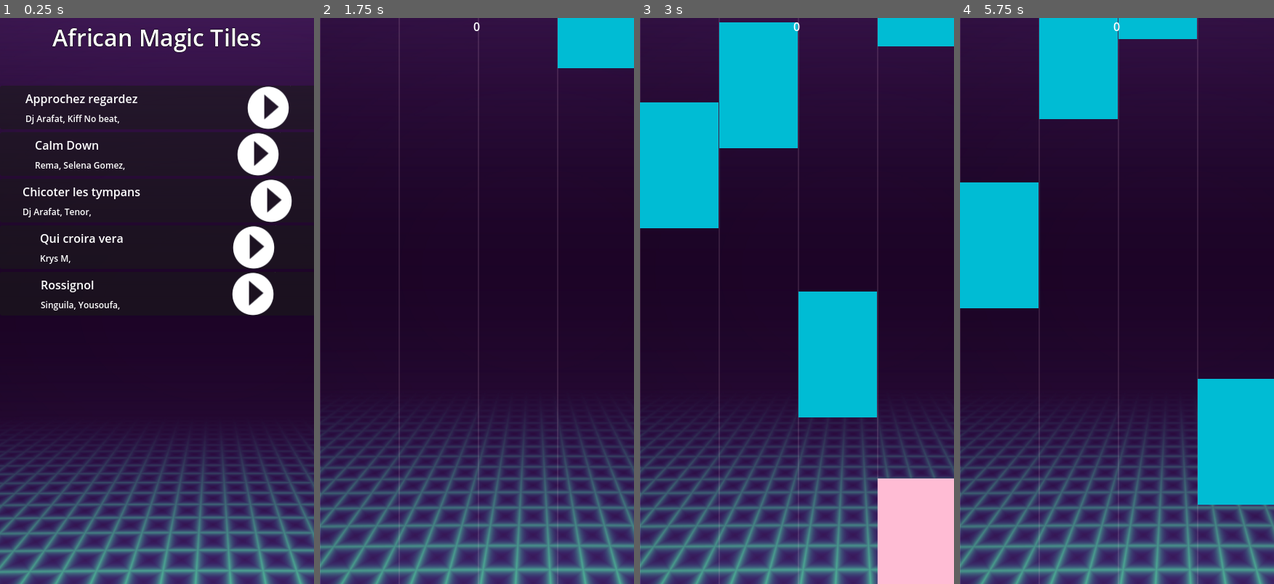
Above: before the commit, frames 1-4 (left to right).
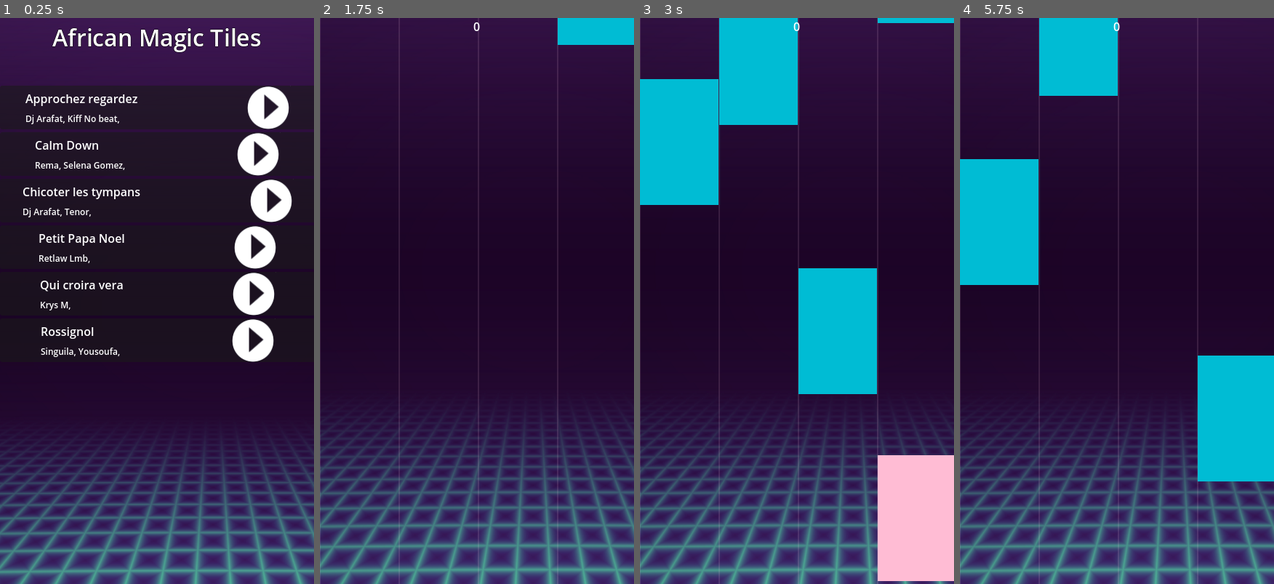
Above: after the commit, the same moments.

Repository: Starland9/African-Magic-Tiles
Game: Godot game, scene res://Scenes/home.tscn
Same seed, same stepped clock (60 frames per second), same inputs: the game is played once before the commit and once after it.
Inputs (mouse positions are in pixels of both pictures, inside the frame that each line leads up to):
- Up to frame 1 (0.25 s): no input
- Up to frame 2 (1.75 s): click (590, 108) at 0.52 s; tap Enter (ui_accept) at 1.25, 1.52 s; tap I (music_tap) at 1.35 s
- Up to frame 3 (3 s): tap I (music_tap) at 2.1, 2.85 s; tap Enter (ui_accept) at 2.27 s
- Up to frame 4 (5.75 s): click (1230, 108) at 3.52 s; tap I (music_tap) at 4.35, 5.1 s; tap Enter (ui_accept) at 4.52, 5.27 s

The runs differ from the first frame. In frame 1, 2.1% of the frame differs, in the area x 12-88%, y 36-61%; in frame 2, 1.0%; in frame 3, 7.5%, in the area x 0-100%, y 0-100%; in frame 4, 6.0%.

Commit message:
🐛 corriger(server.ts) : changer la casse de la variable de port de minuscules à majuscules (PORT) ✨ fonctionnalité(server.ts) : ajouter la prise en charge de la variable d'environnement process.env.PORT

Diff:
--- a/Musics/chicoter_les_tympans_arafat_tenor.json
+++ b/Musics/chicoter_les_tympans_arafat_tenor.json
@@ -2,7 +2,7 @@
   "title": "Chicoter les tympans",
   "artists": ["Dj Arafat", "Tenor"],
   "path": "res://Assets/Songs/chicoter_les_tympans_tenor_arafat.ogg",
-  "difficulty_level": 2,
+  "difficulty_level": 5,
   "genre": "reggaeton",
   "image": null,
   "times": [
--- /dev/null
+++ b/Musics/petit_papa_noel_guiness.json
@@ -0,0 +1,151 @@
+{
+  "title": "Petit Papa Noel",
+  "artists": ["Retlaw Lmb"],
+  "path": "res://Assets/Songs/petit_papa_noel_guiness.ogg",
+  "difficulty_level": 2,
+  "genre": "reggaeton",
+  "image": null,
+  "times": [
+	16.4892100000095, 17.1671700000099, 17.8790280000104, 18.2180080000106,
+	18.5569880000108, 18.845121000011, 19.201050000011, 19.8790100000115,
+	20.2518880000117, 20.624766000012, 20.9248343333454, 21.2857770000122,
+	21.6417060000124, 21.9637370000127, 22.2179720000128, 22.455258000013,
+	22.8111870000132, 23.0145750000133, 23.3874530000136, 23.6416880000137,
+	23.8450760000139, 24.2010050000141, 24.4213420000142, 24.7772710000145,
+	25.0145570000145, 25.2348940000146, 25.5908230000148, 25.794211000015,
+	26.1162420000152, 26.4891200000154, 26.8450490000156, 27.2009780000159,
+	27.5569070000161, 28.5568980000166, 28.8280820000168, 28.9297760000168,
+	29.251807000017, 29.6246850000173, 29.9247533333507, 30.2687470000175,
+	30.7433190000178, 30.946707000018, 31.2348400000182, 31.3534830000182,
+	31.5060240000183, 31.6924630000184, 31.9297490000186, 32.0314430000187,
+	32.1839840000188, 32.3704230000189, 32.590760000019, 32.6924540000191,
+	32.8110970000192, 33.0483830000193, 33.3026180000195, 33.4551590000196,
+	33.5738020000197, 33.7771900000198, 33.9975270000199, 34.08227200002,
+	34.2178640000201, 34.4382010000202, 34.6924360000204, 34.7941300000205,
+	34.9127730000205, 35.1161610000207, 35.3534470000208, 35.4551410000209,
+	35.573784000021, 35.8110700000211, 36.0822540000211, 36.2008970000212,
+	36.3025910000213, 36.5398770000214, 36.6415710000215, 36.8449590000216,
+	36.9636020000217, 37.2008880000218, 37.438174000022, 37.5398680000221,
+	37.6754600000222, 37.8788480000223, 38.0144400000224, 38.2347770000225,
+	38.3364710000226, 38.5907060000227, 39.2347680000232, 39.3873090000233,
+	39.6245950000234, 39.7432380000235, 39.9466260000236, 40.4381470000239,
+	40.6584840000241, 41.1330560000244, 41.3364440000245, 41.9805060000249,
+	42.3533840000252, 42.7262620000254, 42.9746591111366, 43.0888888889144,
+	43.2261163333589, 43.4266810000257, 43.5600143333591, 43.760151000026,
+	44.0821820000262, 44.3194680000263, 44.4381110000264, 44.5906520000265,
+	44.7770910000266, 44.9126830000267, 45.1330200000268, 45.438102000027,
+	45.6923370000272, 45.8109800000273, 45.9465720000274, 46.1499600000275,
+	46.2855520000276, 46.4889400000277, 46.844869000028, 47.217747000028,
+	47.5736760000283, 47.8957070000285, 48.0482480000286, 48.2685850000287,
+	48.4889220000289, 48.5906160000289, 48.726208000029, 48.9295960000291,
+	49.0634940000291, 49.2685760000292, 49.4380660000293, 49.6584030000294,
+	49.8956890000296, 49.9973830000297, 50.1329750000297, 50.3194140000299,
+	50.4380570000299, 50.6583940000301, 50.7770370000302, 50.9804250000303,
+	51.4719460000306, 51.6753340000307, 52.2007530000311, 52.3871920000312,
+	52.8278660000315, 53.0990500000317, 53.7600610000321, 54.1159900000323,
+	54.4549700000325, 54.7939500000328, 54.9295420000329, 55.099032000033,
+	55.4041140000332, 55.5058080000332, 55.6414000000333, 55.8278390000334,
+	56.1498700000336, 56.2685130000337, 56.4888500000339, 56.760034000034,
+	56.9973200000342, 57.1837590000343, 57.4379940000345, 57.5566370000346,
+	57.8617190000348, 58.0651070000349, 58.7091690000353, 58.9464550000355,
+	59.2176390000356, 59.5396700000358, 59.776956000036, 59.9633950000361,
+	60.2006810000363, 60.3193240000363, 60.4379670000364, 60.6752530000366,
+	60.8786410000367, 61.6582950000372, 61.9972750000374, 62.2854080000376,
+	62.4210000000377, 62.5057450000378, 62.7430310000379, 62.9900392222603,
+	63.217603000038, 63.4040420000381, 63.7599710000384, 64.0989510000386,
+	64.4379310000388, 64.8108090000391, 65.1328400000393, 65.5226670000395,
+	65.8108000000397, 65.9294430000398, 66.1497800000399, 66.4379130000401,
+	66.5904540000402, 66.7090970000403, 66.9124850000404, 67.1836690000406,
+	67.2853630000407, 67.4040060000407, 67.5565470000408, 67.793833000041,
+	68.0989150000412, 68.2345070000413, 68.4887420000414, 68.5734870000415,
+	68.8446710000417, 69.1158550000418, 69.6412740000422, 69.9124580000424,
+	69.9802540000424, 70.2005910000426, 70.2853360000426, 70.5395710000428,
+	70.844653000043, 70.9971940000431, 71.2005820000432, 71.3192250000433,
+	71.5226130000434, 71.6582050000435, 71.8615930000436, 72.3531140000439,
+	72.7259920000442, 72.9802270000444, 73.0649720000444, 73.2853090000444,
+	73.5395440000444, 73.7429320000444, 73.9463200000443, 74.2514020000443,
+	74.4378410000442, 74.6412290000442, 75.437832000044, 75.844608000044,
+	76.2005370000439, 76.5564660000438, 76.9123950000438, 77.2513750000437,
+	78.2344170000435, 78.6242440000434, 78.9462750000434, 79.2683060000433,
+	79.6072860000432, 79.9462660000432, 80.4038890000431, 80.6072770000431,
+	80.861512000043, 80.946257000043, 81.098798000043, 81.3021860000429,
+	81.5733700000429, 81.6750640000429, 81.8106560000428, 82.0309930000428,
+	82.2513300000427, 82.3869220000427, 82.5055650000427, 82.7259020000427,
+	82.9462390000426, 83.0479330000426, 83.1835250000426, 83.4038620000425,
+	83.6411480000425, 83.7597910000425, 83.8784340000424, 84.0818220000424,
+	84.3360570000423, 84.4547000000423, 84.5902920000423, 84.7936800000423,
+	85.0309660000422, 85.1496090000422, 85.2682520000422, 85.4716400000421,
+	85.8106200000421, 85.946212000042, 86.166549000042, 86.302141000042,
+	86.5224780000419, 86.6411210000419, 86.8614580000418, 87.6750100000417,
+	87.8953470000417, 88.0309390000416, 88.2682250000416, 88.9122870000415,
+	89.0309300000414, 89.2343180000414, 89.3529610000414, 89.5902470000413,
+	90.0478700000412, 90.2851560000412, 90.7766770000411, 90.9970140000411,
+	91.437688000041, 91.6410760000409, 91.9122600000409, 92.0139540000409,
+	92.1834440000408, 92.3868320000408, 92.6580160000407, 92.7766590000407,
+	92.9122510000407, 93.0817410000407, 93.3020780000406, 93.4376700000406,
+	93.5563130000406, 93.7766500000405, 94.0139360000405, 94.2342730000404,
+	94.4376610000404, 94.6579980000404, 94.7935900000403, 94.9291820000403,
+	95.1325700000403, 95.5901930000402, 95.8444280000401, 96.0478160000401,
+	96.1664590000401, 96.2851020000401, 96.50543900004, 96.8613680000399,
+	96.9969600000399, 97.1833990000399, 97.3189910000399, 97.5223790000398,
+	97.6579710000398, 97.8783080000398, 98.1155940000397, 98.2681350000397,
+	98.3698290000397, 98.7427070000396, 98.9460950000395, 99.0477890000395,
+	99.2850750000395, 99.9630350000394, 100.081678000039, 100.302015000039,
+	100.403709000039, 100.640995000039, 101.098618000039, 101.335904000039,
+	101.827425000039, 102.047762000039, 102.437589000039, 102.708773000039,
+	103.064702000039, 103.420631000039, 103.776560000039, 104.115540000039,
+	104.454520000038, 104.827398000038, 105.251123000038, 105.505358000038,
+	105.844338000038, 106.013828000038, 106.149420000038, 106.471451000038,
+	106.844329000038, 107.030768000038, 107.217207000038, 107.369748000038,
+	107.573136000038, 107.708728000038, 107.912116000038, 108.251096000038,
+	108.403637000038, 108.607025000038, 108.725668000038, 108.929056000038,
+	109.284985000038, 109.454475000038, 109.623965000038, 109.776506000037,
+	109.962945000037, 110.115486000037, 110.318874000037, 110.979885000037,
+	111.149375000037, 111.335814000037, 111.454457000037, 111.691743000037,
+	111.996825000037, 112.149366000037, 112.369703000037, 112.488346000037,
+	112.708683000037, 112.996816000037, 113.081561000037, 113.742572000037,
+	114.081552000037, 114.454430000037, 114.793410000037, 114.945951000037,
+	115.437472000036, 115.606962000036, 115.810350000036, 116.098483000036,
+	116.267973000036, 116.844239000036, 116.962882000036, 117.166270000036,
+	117.420505000036, 117.657791000036, 118.234057000036, 118.352700000036,
+	118.573037000036, 118.725578000036, 118.895068000036, 119.589977000036,
+	119.912008000036, 120.301835000035, 120.691662000035, 121.013693000035,
+	121.149285000035, 121.335724000035, 121.505214000035, 121.691653000035,
+	122.335715000035, 122.454358000035, 122.657746000035, 122.945879000035,
+	123.183165000035, 123.403502000035, 123.742482000035, 123.895023000035,
+	124.047564000035, 124.234003000035, 124.420442000035, 125.098402000035,
+	125.471280000034, 125.691617000034, 125.945852000034, 126.149240000034,
+	126.505169000034, 126.657710000034, 126.844149000034, 126.979741000034,
+	127.183129000034, 127.894987000034, 128.030579000034, 128.217018000034,
+	128.488202000034, 128.742437000034, 129.217009000034, 129.352601000034,
+	129.606836000034, 129.759377000034, 129.928867000034, 130.640725000034,
+	130.793266000033, 130.979705000033, 131.318685000033, 133.403412000033,
+	133.793239000033, 134.115270000033, 134.471199000033, 134.810179000033,
+	135.183057000033, 136.149150000032, 136.420334000032, 136.522028000032,
+	136.844059000032, 137.199988000032, 137.538968000032, 137.911846000032,
+	138.064387000032, 138.132183000032, 138.233877000032, 138.318622000032,
+	138.420316000032, 138.776245000032, 138.945735000032, 139.267766000032,
+	139.522001000032, 139.640644000032, 139.759287000032, 139.996573000032,
+	140.132165000032, 140.352502000032, 140.674533000032, 140.928768000032,
+	141.013513000032, 141.115207000032, 141.335544000031, 141.471136000031,
+	141.708422000031, 142.047402000031, 142.284688000031, 142.420280000031,
+	142.538923000031, 142.742311000031, 142.877903000031, 143.115189000031,
+	143.267730000031, 143.437220000031, 144.064333000031, 144.454160000031,
+	144.589752000031, 144.810089000031, 145.081273000031, 145.216865000031,
+	145.352457000031, 145.623641000031, 145.827029000031, 146.013468000031,
+	146.199907000031, 147.33549000003, 147.53887800003, 148.74225700003,
+	148.94564500003, 149.55580900003, 149.91173800003, 150.21682000003,
+	150.31851400003, 150.53885100003, 150.86088200003, 151.01342300003,
+	151.18291300003, 151.35240300003, 151.50494400003, 151.69138300003,
+	151.962567000029, 152.064261000029, 152.182904000029, 152.386292000029,
+	152.521884000029, 152.759170000029, 153.064252000029, 153.318487000029,
+	153.437130000029, 153.555773000029, 153.759161000029, 153.894753000029,
+	154.081192000029, 154.437121000029, 154.708305000029, 154.826948000029,
+	154.962540000029, 155.165928000029, 155.437112000029, 155.809990000029,
+	156.182868000029, 156.538797000029, 156.674389000029, 156.843879000029,
+	157.199808000028, 157.437094000028, 157.555737000028, 157.674380000028,
+	157.894717000028, 158.030309000028, 158.233697000028, 158.589626000028,
+	158.962504000028, 159.301484000028, 159.979444000028, 160.674353000028,
+	161.335364000028
+  ]
+}
--- a/Objects/MusicListItem/music_list_item.gd
+++ b/Objects/MusicListItem/music_list_item.gd
@@ -1,7 +1,6 @@
 extends Panel
 class_name MusicListItem
 
-@export var json_file: JSON
 
 @onready var title : Label = $HBoxContainer/VBoxContainer/Title
 @onready var artists : Label = $HBoxContainer/VBoxContainer/Artits
--- a/Scenes/main.tscn
+++ b/Scenes/main.tscn
@@ -69,8 +69,8 @@
 
 [node name="TileSponer" type="Control" parent="."]
 anchors_preset = 0
-offset_top = -160.0
-offset_bottom = -160.0
+offset_top = -192.0
+offset_bottom = -192.0
 script = ExtResource("1_ghlrd")
 
 [node name="Song" type="AudioStreamPlayer2D" parent="."]
--- a/Scenes/music_producer.tscn
+++ b/Scenes/music_producer.tscn
@@ -1,7 +1,7 @@
 [gd_scene load_steps=4 format=3 uid="uid://c5hbaf04rjn4g"]
 
 [ext_resource type="Script" path="res://Scenes/music_producer.gd" id="1_bmqwl"]
-[ext_resource type="AudioStream" uid="uid://e4e8n5y33rhw" path="res://Assets/Songs/chicoter_les_tympans_tenor_arafat.ogg" id="2_36etu"]
+[ext_resource type="AudioStream" uid="uid://c2rpptuu2mya0" path="res://Assets/Songs/petit_papa_noel_guiness.ogg" id="2_encdq"]
 [ext_resource type="Script" path="res://Objects/Song/song.gd" id="3_qwln5"]
 
 [node name="MusicProducer" type="Control"]
@@ -14,7 +14,7 @@
 script = ExtResource("1_bmqwl")
 
 [node name="Song" type="AudioStreamPlayer2D" parent="."]
-stream = ExtResource("2_36etu")
+stream = ExtResource("2_encdq")
 autoplay = true
 script = ExtResource("3_qwln5")
 
Not shown, added: Assets/Songs/petit_papa_noel_guiness.ogg.import
Not shown, changed: export_presets.cfg
Not shown, changed: .gitignore
